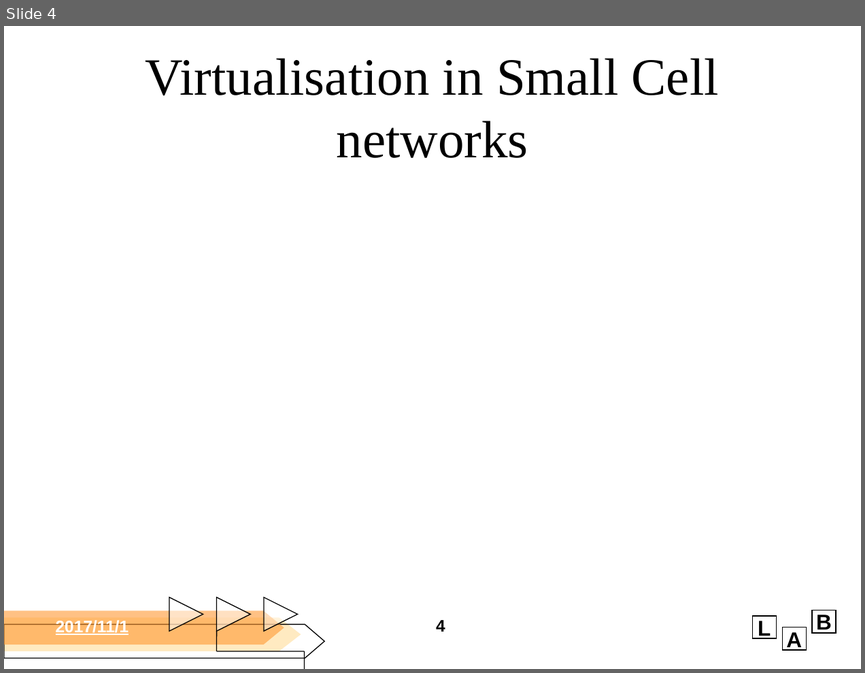
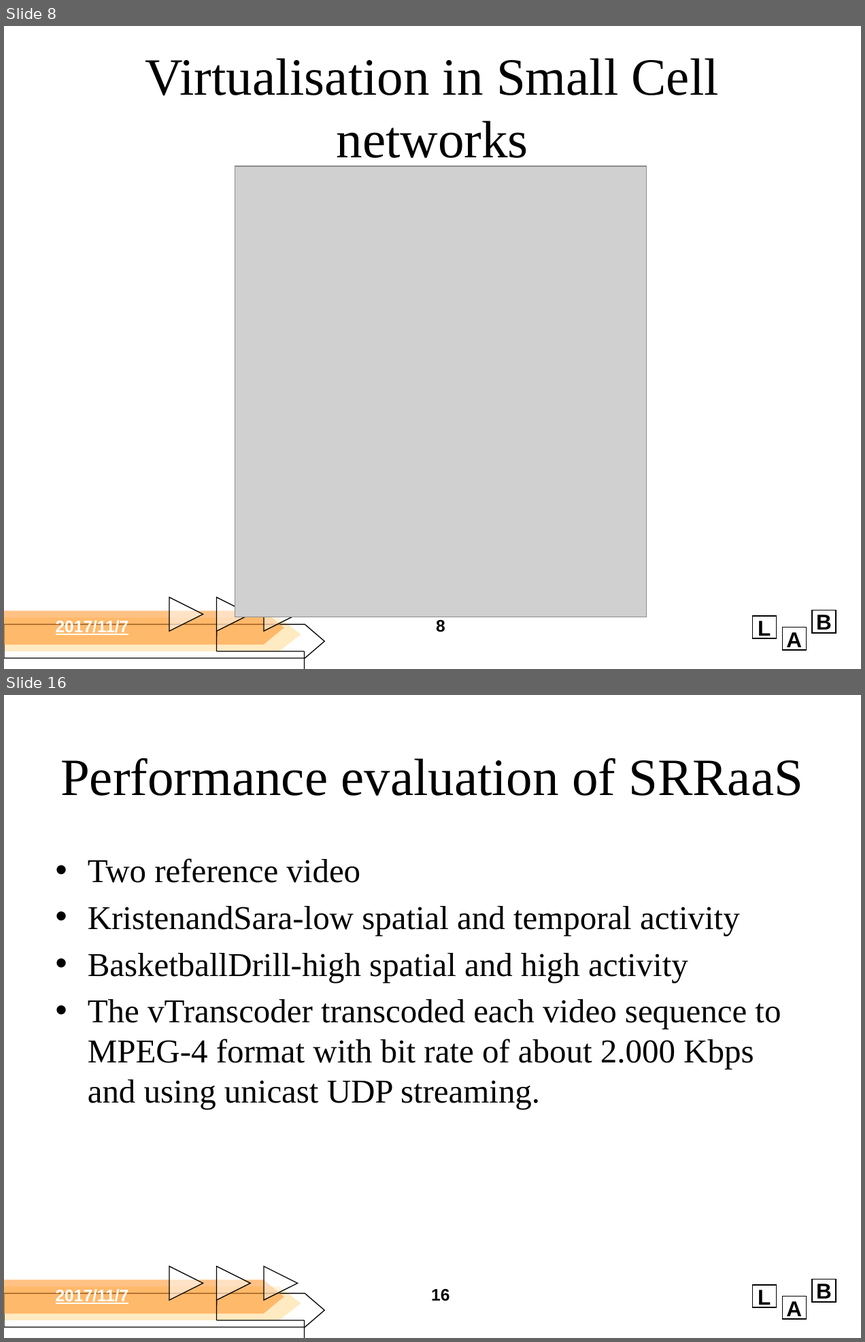
Before and after one commit to d26000523/ciis, a slide deck: homework/1109.pptx. Shown one above the other, each under a label of ours: slide 4 before the commit, slides 8 and 16 after it; the slides between them are not shown. The pictures are 865x673 and 865x1342 pixels, drawn with LibreOffice and Linux fonts; fonts in the diff are those of the drawing; grey boxes stand for pictures; background and template pictures are left out. Boxes give left, top, right and bottom in pixels: in the first picture for what was removed or moved away, otherwise in the second. Text is boxed around its words. In the diff, an @@ line names an element or a change of style, - is before the commit and + after.

```diff
--- a/homework/1109.pptx
+++ b/homework/1109.pptx
@@ slide 16 added at bbox=[4, 695, 861, 1338], background picture (left out); not listed: 12 template elements that a slide beside it also shows @@
@@ title added at bbox=[60, 758, 803, 796], 44 pt, text #000000 @@
+Performance evaluation of SRRaaS
@@ text added at bbox=[88, 858, 781, 1109], 28 pt, text #000000 @@
+• Two reference video
+• KristenandSara-low spatial and temporal activity
+• BasketballDrill-high spatial and high activity
+• The vTranscoder transcoded each video sequence to MPEG-4 format with bit rate of about 2.000 Kbps and using unicast UDP streaming.
@@ text added at bbox=[56, 1289, 129, 1304], 14 pt, text #FFFFFF, bold, underline @@
+2017/11/7
@@ page number added at bbox=[431, 1289, 449, 1301], 14 pt, text #000000, bold @@
+16
@@ what was slide 4 is now slide 8 @@
@@ slide 8 changed as well @@
@@ picture added at bbox=[235, 167, 646, 617] @@
@@ text at bbox=[56, 620, 129, 635]: text changed @@
-2017/11/1
+2017/11/7
@@ page number at bbox=[436, 620, 445, 632]: text changed @@
-4
+8
```
Also in this commit, not shown: 3 other slides changed, 15 other slides added.
